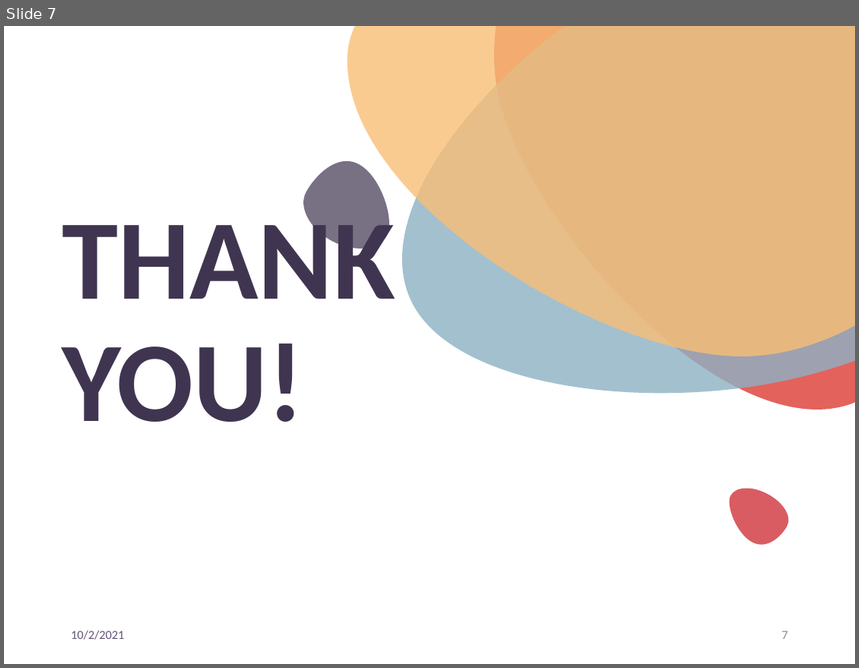
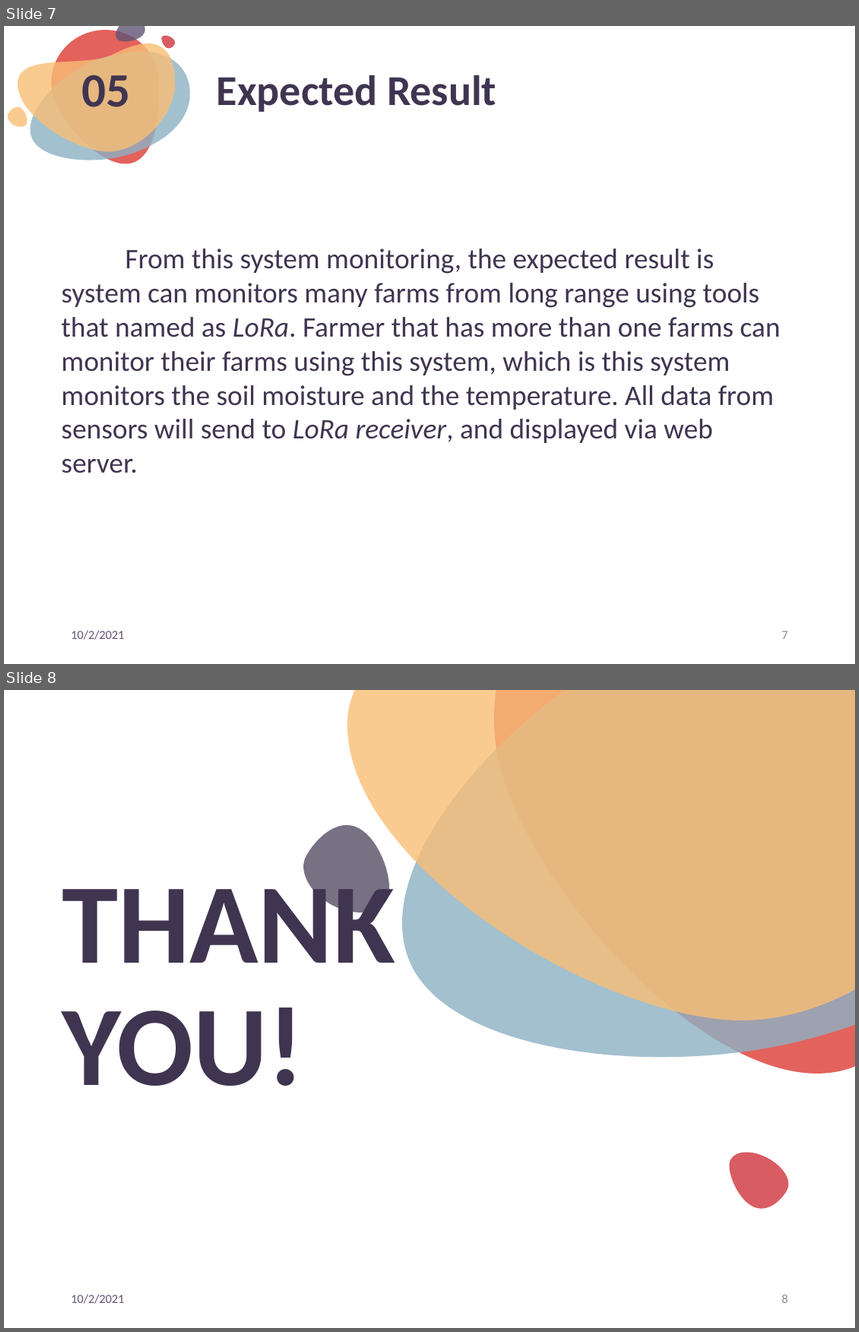
Before and after one commit to samyon7/Tugas-Akhir-1, a slide deck: Document/SEMPRO_V2.pptx. Shown one above the other, each under a label of ours: slide 7 before the commit, slides 7 and 8 after it. The pictures are 859x668 and 859x1332 pixels, drawn with LibreOffice and Linux fonts; fonts in the diff are those of the drawing. Boxes give left, top, right and bottom in pixels: in the first picture for what was removed or moved away, otherwise in the second. Text is boxed around its words. In the diff, an @@ line names an element or a change of style, - is before the commit and + after.

```diff
--- a/Document/SEMPRO_V2.pptx
+++ b/Document/SEMPRO_V2.pptx
@@ slide 7 added at bbox=[4, 26, 855, 664], background #FFFFFF @@
@@ group added at bbox=[7, 26, 190, 164]: 6 freeform shapes @@
@@ text added at bbox=[82, 75, 130, 107], 40.5 pt, text #403551, bold @@
+05
@@ title added at bbox=[217, 75, 496, 112], 36 pt, text #403551, bold @@
+Expected Result
@@ text added at bbox=[61, 249, 781, 474], 24 pt, text #403551 @@
+From this system monitoring, the expected result is system can monitors many farms from long range using tools that named as LoRa. Farmer that has more than one farms can monitor their farms using this system, which is this system monitors the soil moisture and the temperature. All data from sensors will send to LoRa receiver, and displayed via web server.
@@ text added at bbox=[71, 630, 124, 640], 10.5 pt, text #615474 @@
+10/2/2021
@@ page number added at bbox=[782, 631, 788, 639], 10.5 pt, text #848B98 @@
+7
@@ what was slide 7 is now slide 8 @@
@@ page number at bbox=[782, 1295, 788, 1303]: text changed @@
-7
+8
```
Also in this commit, not shown: 4 slides changed.
